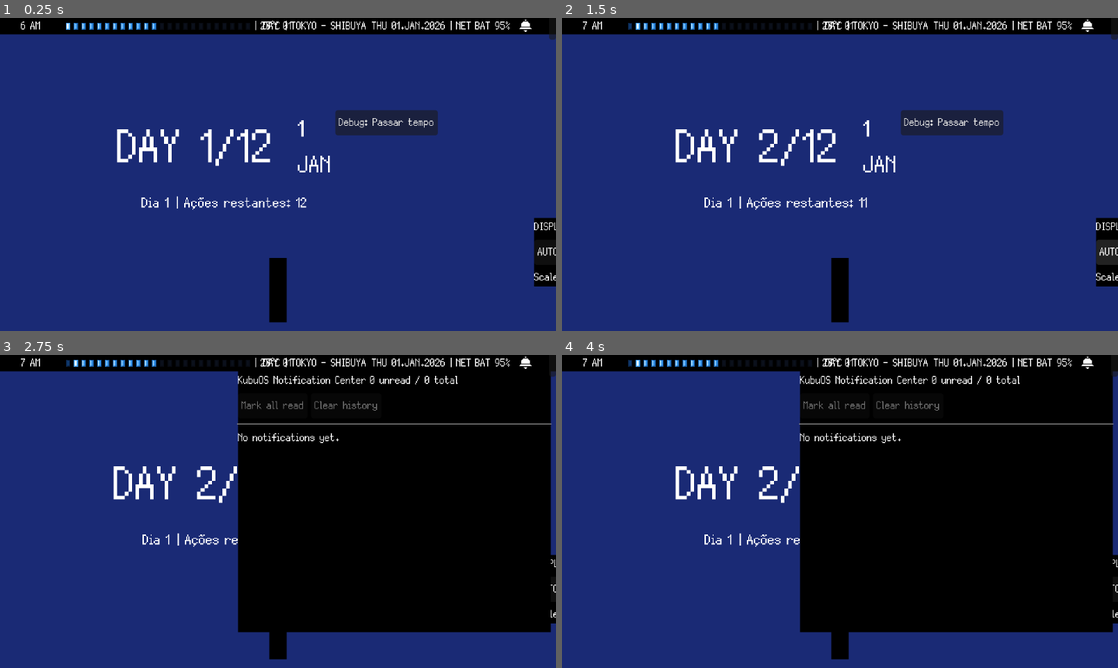
Above: before the commit, frames 1-4 (two rows, left to right).
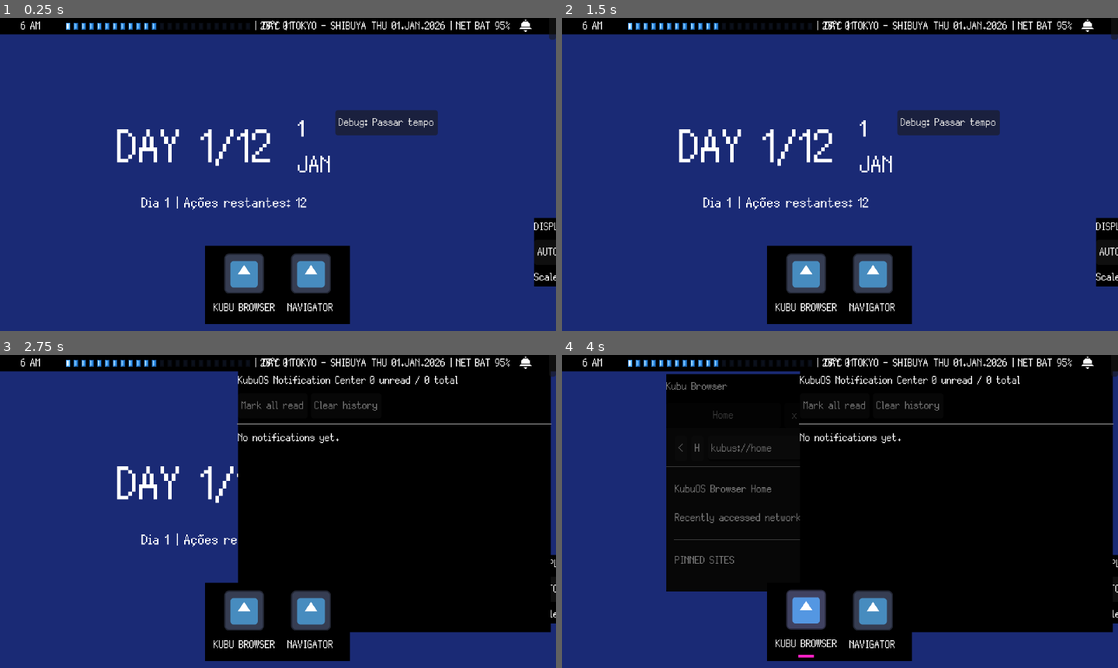
Above: after the commit, the same moments.

Repository: GYU-GAZE/NULL-NETWORK
Game: Godot game, scene res://core/main.tscn
Same seed, same stepped clock (60 frames per second), same inputs: the game is played once before the commit and once after it. The engine's default icon, where the game draws it, is replaced by a stand-in: a white triangle on a blue panel in a dark square.
Inputs (mouse positions are in pixels of both pictures, inside the frame that each line leads up to):
- Up to frame 1 (0.25 s): no input
- Up to frame 2 (1.5 s): click "Debug: Passar tempo" at 0.5 s; click "AUTO" at 1.25 s
- Up to frame 3 (2.75 s): click (528, 361) at 2 s
- Up to frame 4 (4 s): click (806, 611) at 2.77 s; click (990, 386) at 3.5 s, where only the run after the commit has a clickable "□"

The runs differ from the first frame. In frame 1, 6.0% of the frame differs, in the area x 36-63%, y 72-98%; in frame 2, 8.2%; in frame 3, 5.9%; in frame 4, 21%, in the area x 3-63%, y 1-98%.
Error before the commit: Cannot call method 'get_children' on a null value. (res://systems/desktop/dock/kubu_bottom_dock.gd:97)

Commit message:
workspace add (fixed apps)

Diff:
--- a/core/autoloads/global_signals.gd
+++ b/core/autoloads/global_signals.gd
@@ -2,7 +2,7 @@
 
 signal request_open_app(app: AppResource)
 signal request_close_app(app_id: String)
-signal request_activate_workspace(workspace_id: String)
+signal request_activate_workspace(app: AppResource)
 
 signal app_opened(app_id: String)
 signal app_closed(app_id: String)
--- a/core/main.tscn
+++ b/core/main.tscn
@@ -2,6 +2,7 @@
 
 [ext_resource type="PackedScene" uid="uid://1sfbm60f4wjd" path="res://systems/desktop/desktop.tscn" id="1_desktop"]
 [ext_resource type="Script" uid="uid://b2kr16bkp27ck" path="res://data/templates/app_resource.gd" id="2_app_type"]
+[ext_resource type="PackedScene" uid="uid://8g2y08hbwa6r" path="res://systems/workspace/workspace_manager.tscn" id="2_rayt5"]
 [ext_resource type="Resource" uid="uid://bliwlevigfyfv" path="res://data/content/apps/app_browser.tres" id="3_browser"]
 [ext_resource type="Resource" uid="uid://c1rtqiahmygmm" path="res://data/content/apps/app_navigator.tres" id="4_navigator"]
 [ext_resource type="PackedScene" uid="uid://dbcmrbcstca3l" path="res://systems/window_manager/window_manager.tscn" id="5_window_manager"]
@@ -9,10 +10,16 @@
 [ext_resource type="PackedScene" uid="uid://b65wapqwc7vgi" path="res://systems/desktop/kubu_top_taskbar.tscn" id="6_taskbar"]
 [ext_resource type="PackedScene" uid="uid://b80q2304dxkkp" path="res://systems/ui/kubu_notification_panel.tscn" id="7_notification_panel"]
 [ext_resource type="PackedScene" uid="uid://bhd3dga5ag1j1" path="res://systems/ui/notification_layer.tscn" id="8_notification_layer"]
+[ext_resource type="PackedScene" uid="uid://w14nl6xxwxew" path="res://systems/desktop/dock/kubu_dock_item.tscn" id="10_xhu5d"]
 
 [node name="Main" type="Node" unique_id=977689112]
 
 [node name="Desktop" parent="." unique_id=522692328 instance=ExtResource("1_desktop")]
+
+[node name="WorkspaceLayer" type="CanvasLayer" parent="." unique_id=851651910]
+layer = 5
+
+[node name="WorkspaceManager" parent="WorkspaceLayer" unique_id=855904997 instance=ExtResource("2_rayt5")]
 
 [node name="WindowManagerLayer" type="CanvasLayer" parent="." unique_id=241559017]
 layer = 10
@@ -33,4 +40,4 @@
 
 [node name="KubuBottomDock" parent="OSChromeLayer" unique_id=1185085997 instance=ExtResource("6_kagtj")]
 dock_apps = Array[ExtResource("2_app_type")]([ExtResource("3_browser"), ExtResource("4_navigator")])
-dock_item_scene = ExtResource("6_kagtj")
+dock_item_scene = ExtResource("10_xhu5d")
--- a/systems/desktop/dock/kubu_bottom_dock.gd
+++ b/systems/desktop/dock/kubu_bottom_dock.gd
@@ -113,7 +113,7 @@
 			GlobalSignals.request_open_app.emit(app)
 
 		AppResource.PresentationMode.WORKSPACE:
-			GlobalSignals.request_activate_workspace.emit(app.app_id)
+			GlobalSignals.request_activate_workspace.emit(app)
 
 
 func _on_app_opened(app_id: String) -> void:
--- a/systems/desktop/dock/kubu_bottom_dock.tscn
+++ b/systems/desktop/dock/kubu_bottom_dock.tscn
@@ -40,6 +40,7 @@
 theme_override_constants/margin_right = 10
 theme_override_constants/margin_bottom = 4
 
-[node name="HBoxContainer" type="HBoxContainer" parent="BottomMargin/DockCenter/DockPanel/DockMargin" unique_id=1849414833]
+[node name="AppContainer" type="HBoxContainer" parent="BottomMargin/DockCenter/DockPanel/DockMargin" unique_id=1849414833]
+unique_name_in_owner = true
 layout_mode = 2
 theme_override_constants/separation = 7
--- a/systems/desktop/dock/kubu_dock_item.gd
+++ b/systems/desktop/dock/kubu_dock_item.gd
@@ -32,7 +32,7 @@
 
 
 func _ready() -> void:
-	icon_button.pressed.connect(_on_icon_button_pressed)
+	icon_button.gui_input.connect(_on_icon_button_pressed)
 	icon_button.mouse_entered.connect(_on_mouse_entered)
 	icon_button.mouse_exited.connect(_on_mouse_exited)
 
@@ -123,8 +123,23 @@
 	state_indicator.visible = false
 
 
-func _on_icon_button_pressed() -> void:
+func _on_icon_button_pressed(event: InputEvent) -> void:
+	if not event is InputEventMouseButton:
+		return
+
+	var mouse_event := event as InputEventMouseButton
+
+	if mouse_event.button_index != MOUSE_BUTTON_LEFT:
+		return
+
+	if not mouse_event.pressed:
+		return
+
 	if app_data == null:
+		return
+
+	if mouse_event.double_click and _is_running:
+		GlobalSignals.request_close_app.emit(app_data.app_id)
 		return
 
 	activated.emit(app_data)
--- /dev/null
+++ b/systems/workspace/workspace_manager.gd
@@ -0,0 +1,250 @@
+extends Control
+class_name WorkspaceManager
+
+signal active_workspace_changed(
+	workspace_id: String,
+	workspace_instance: Control
+)
+
+@onready var active_workspace_container: Control = %ActiveWorkspaceContainer
+
+var _active_app: AppResource
+var _active_workspace_instance: Control
+var _layout_refresh_queued: bool = false
+
+
+func _ready() -> void:
+	mouse_filter = Control.MOUSE_FILTER_IGNORE
+
+	_connect_global_signals()
+	_connect_metrics_signals()
+
+	call_deferred("_refresh_workspace_geometry")
+
+
+func _connect_global_signals() -> void:
+	if not GlobalSignals.request_activate_workspace.is_connected(
+		_on_request_activate_workspace
+	):
+		GlobalSignals.request_activate_workspace.connect(
+			_on_request_activate_workspace
+		)
+
+
+func _connect_metrics_signals() -> void:
+	if not KubuOSMetrics.metrics_changed.is_connected(
+		_on_metrics_changed
+	):
+		KubuOSMetrics.metrics_changed.connect(
+			_on_metrics_changed
+		)
+
+
+func _on_request_activate_workspace(app: AppResource) -> void:
+	activate_workspace(app)
+
+
+func activate_workspace(app: AppResource) -> void:
+	if not _is_valid_workspace_app(app):
+		return
+
+	var requested_app_id: String = app.app_id.strip_edges()
+
+	if (
+		_active_app != null
+		and _active_app.app_id.strip_edges() == requested_app_id
+		and is_instance_valid(_active_workspace_instance)
+	):
+		_active_workspace_instance.show()
+		_active_workspace_instance.move_to_front()
+
+		GlobalSignals.workspace_activated.emit(requested_app_id)
+		active_workspace_changed.emit(
+			requested_app_id,
+			_active_workspace_instance
+		)
+		return
+
+	_clear_active_workspace()
+
+	var workspace_instance: Control = _instantiate_workspace(app)
+
+	if workspace_instance == null:
+		return
+
+	_active_app = app
+	_active_workspace_instance = workspace_instance
+
+	GlobalSignals.workspace_activated.emit(requested_app_id)
+	active_workspace_changed.emit(
+		requested_app_id,
+		_active_workspace_instance
+	)
+
+
+func clear_active_workspace() -> void:
+	if _active_app == null and not is_instance_valid(
+		_active_workspace_instance
+	):
+		return
+
+	_clear_active_workspace()
+
+	GlobalSignals.workspace_activated.emit("")
+	active_workspace_changed.emit("", null)
+
+
+func get_active_workspace_id() -> String:
+	if _active_app == null:
+		return ""
+
+	return _active_app.app_id.strip_edges()
+
+
+func get_active_workspace_instance() -> Control:
+	if not is_instance_valid(_active_workspace_instance):
+		return null
+
+	return _active_workspace_instance
+
+
+func has_active_workspace() -> bool:
+	return (
+		_active_app != null
+		and is_instance_valid(_active_workspace_instance)
+	)
+
+
+func _is_valid_workspace_app(app: AppResource) -> bool:
+	if app == null:
+		push_warning(
+			"WorkspaceManager: null AppResource received."
+		)
+		return false
+
+	var app_id: String = app.app_id.strip_edges()
+
+	if app_id.is_empty():
+		push_error(
+			"WorkspaceManager: AppResource has an empty app_id."
+		)
+		return false
+
+	if (
+		app.presentation_mode
+		!= AppResource.PresentationMode.WORKSPACE
+	):
+		push_error(
+			"WorkspaceManager: app '%s' does not use WORKSPACE presentation."
+			% app_id
+		)
+		return false
+
+	if app.app_scene == null:
+		push_error(
+			"WorkspaceManager: workspace '%s' has no app_scene."
+			% app_id
+		)
+		return false
+
+	return true
+
+
+func _instantiate_workspace(app: AppResource) -> Control:
+	var instance: Node = app.app_scene.instantiate()
+
+	if instance == null:
+		push_error(
+			"WorkspaceManager: failed to instantiate workspace '%s'."
+			% app.app_id
+		)
+		return null
+
+	if not instance is Control:
+		push_error(
+			"WorkspaceManager: app_scene for '%s' must have a Control root."
+			% app.app_id
+		)
+		instance.queue_free()
+		return null
+
+	var workspace_control := instance as Control
+
+	active_workspace_container.add_child(workspace_control)
+
+	_configure_workspace_control(workspace_control)
+	workspace_control.show()
+
+	return workspace_control
+
+
+func _configure_workspace_control(
+	workspace_control: Control
+) -> void:
+	workspace_control.set_anchors_preset(
+		Control.PRESET_FULL_RECT
+	)
+	workspace_control.position = Vector2.ZERO
+	workspace_control.size = active_workspace_container.size
+	workspace_control.custom_minimum_size = Vector2.ZERO
+	workspace_control.size_flags_horizontal = (
+		Control.SIZE_EXPAND_FILL
+	)
+	workspace_control.size_flags_vertical = (
+		Control.SIZE_EXPAND_FILL
+	)
+
+
+func _clear_active_workspace() -> void:
+	_active_app = null
+
+	if is_instance_valid(_active_workspace_instance):
+		active_workspace_container.remove_child(
+			_active_workspace_instance
+		)
+		_active_workspace_instance.queue_free()
+
+	_active_workspace_instance = null
+
+
+func _on_metrics_changed() -> void:
+	_queue_layout_refresh()
+
+
+func _queue_layout_refresh() -> void:
+	if _layout_refresh_queued:
+		return
+
+	_layout_refresh_queued = true
+	call_deferred("_refresh_workspace_geometry")
+
+
+func _refresh_workspace_geometry() -> void:
+	_layout_refresh_queued = false
+
+	if not is_instance_valid(active_workspace_container):
+		return
+
+	var parent_size: Vector2 = size
+
+	if parent_size.x <= 0.0 or parent_size.y <= 0.0:
+		parent_size = get_viewport_rect().size
+
+	var work_rect: Rect2 = KubuOSMetrics.get_work_area_rect(
+		parent_size
+	)
+
+	active_workspace_container.set_anchors_preset(
+		Control.PRESET_TOP_LEFT
+	)
+	active_workspace_container.position = (
+		KubuOSMetrics.snap_vector(work_rect.position)
+	)
+	active_workspace_container.size = (
+		KubuOSMetrics.snap_vector(work_rect.size)
+	)
+
+	if is_instance_valid(_active_workspace_instance):
+		_configure_workspace_control(
+			_active_workspace_instance
+		)
--- /dev/null
+++ b/systems/workspace/workspace_manager.tscn
@@ -0,0 +1,16 @@
+[gd_scene format=3 uid="uid://8g2y08hbwa6r"]
+
+[node name="WorkspaceManager" type="Control" unique_id=855904997]
+layout_mode = 3
+anchors_preset = 15
+anchor_right = 1.0
+anchor_bottom = 1.0
+grow_horizontal = 2
+grow_vertical = 2
+
+[node name="ActiveWorkspaceContainer" type="Control" parent="." unique_id=2094918754]
+unique_name_in_owner = true
+anchors_preset = 0
+offset_right = 40.0
+offset_bottom = 40.0
+mouse_filter = 2
Not shown, added: systems/workspace/workspace_manager.gd.uid
